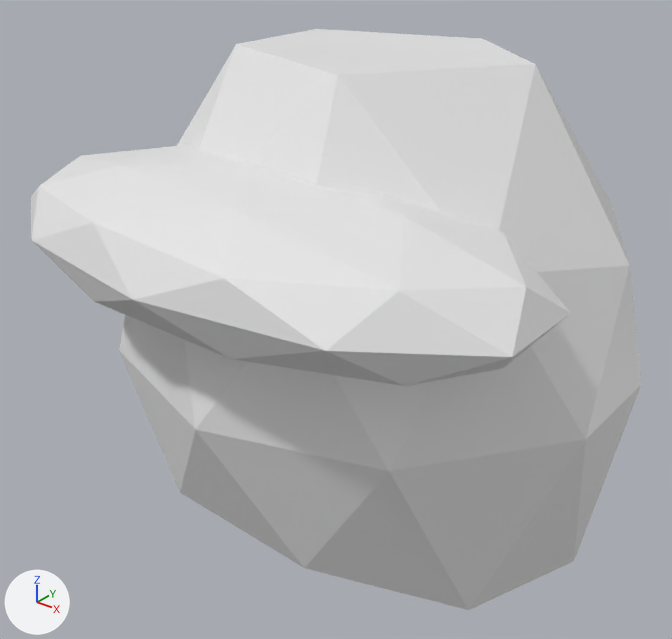
Before and after pictures for a commit that changed the glTF model maybraid/assets/characters/noses/mumbus_nose.glb.
One viewpoint serves both versions: a 50 mm lens placed at (1.84, -2.61, 1.54), pointed at (-0.01, -0.31, 0.11). Arrows for +X, +Y and +Z are at lower left; the lights stay in place. The picture after the commit comes second. Where no turn or scale is listed for an object, it has been applied to the vertices.
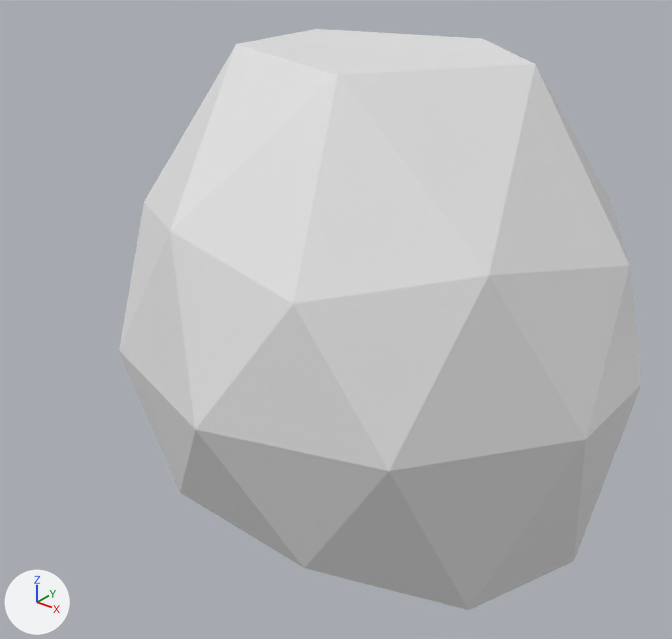
Where the change shows, as pixel boxes (x1, y1, x2, y2) in the pictures (672 x 639 px):
'Icosphere', deleted
    before: (31, 144, 570, 386)

Patch to the scene script:
```diff
--- a/maybraid/assets/characters/noses/mumbus_nose.glb.py
+++ b/maybraid/assets/characters/noses/mumbus_nose.glb.py
@@ ob_icosphere @@
-ob_icosphere = bpy.data.objects.new('Icosphere', me_icosphere_003)
-ob_icosphere.location = (0.0, -0.685, 0.5)
```
